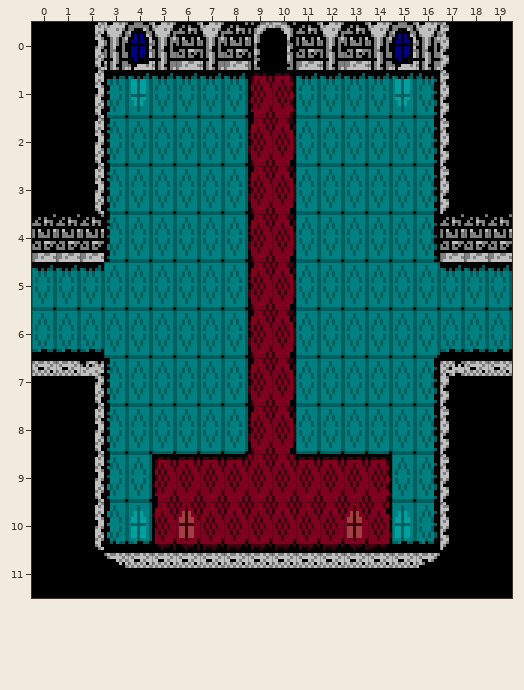
Tiled map, stored at tiled/castle_room_1.tmx. This is how it looked before the edit.
Cells are 8x16 px. Shown: x 0..19, y 0..11.
Now the later version:
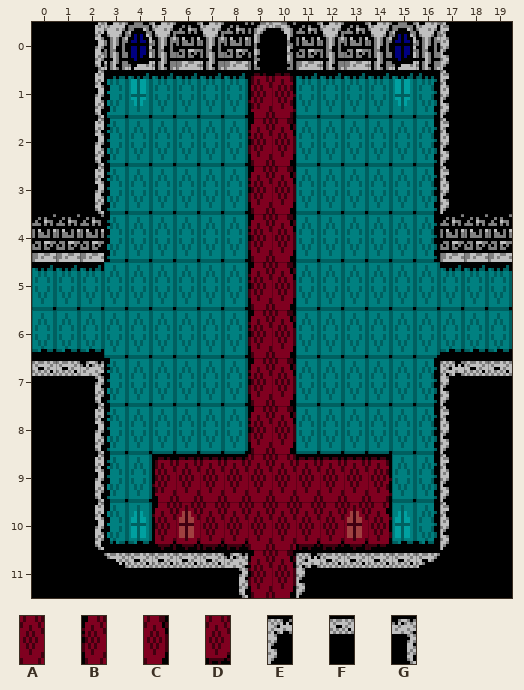
Key: from "castle_carpet": A 0, B 4, C 5, D 7; from "castle_stone": E 5, F 6, G 7.
_ is an empty cell.
Change:
Layer "Tile Layer 1":
Tile D becomes tile A in row 10 at x 9 to 10.
Tile F becomes tile B in row 11 at x 9.
Tile F becomes tile C in row 11 at x 10.
Tile F becomes tile E in row 11 at x 11.
Tile F becomes tile G in row 11 at x 8.
